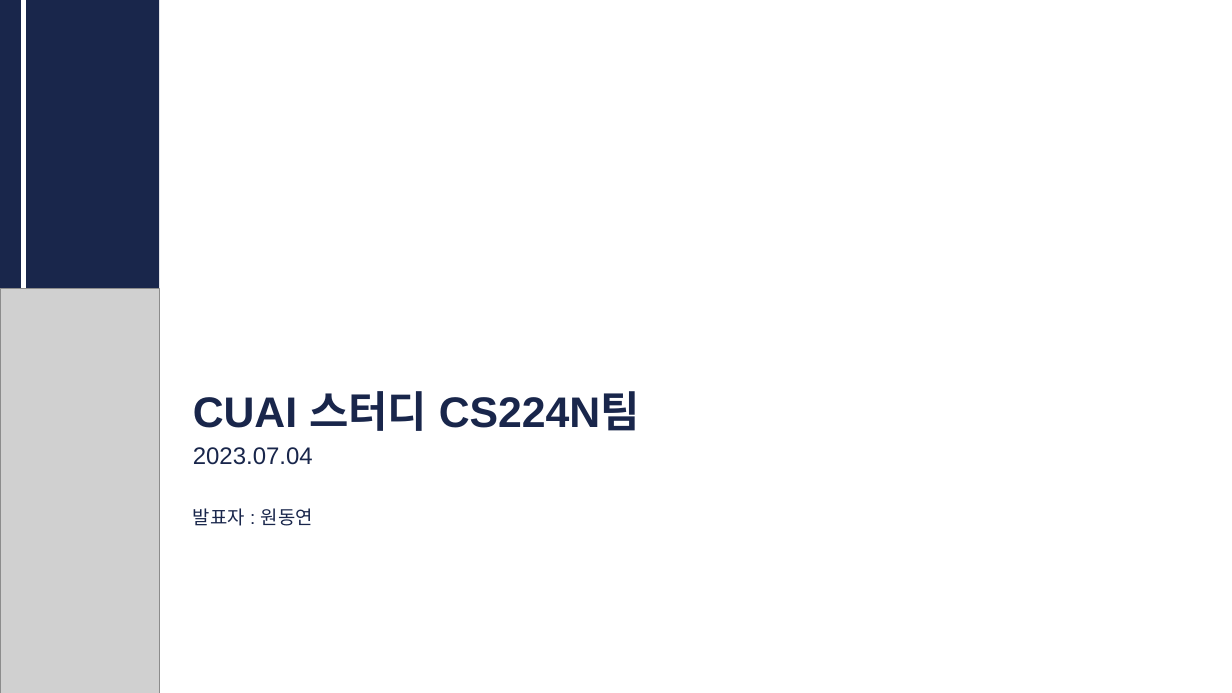
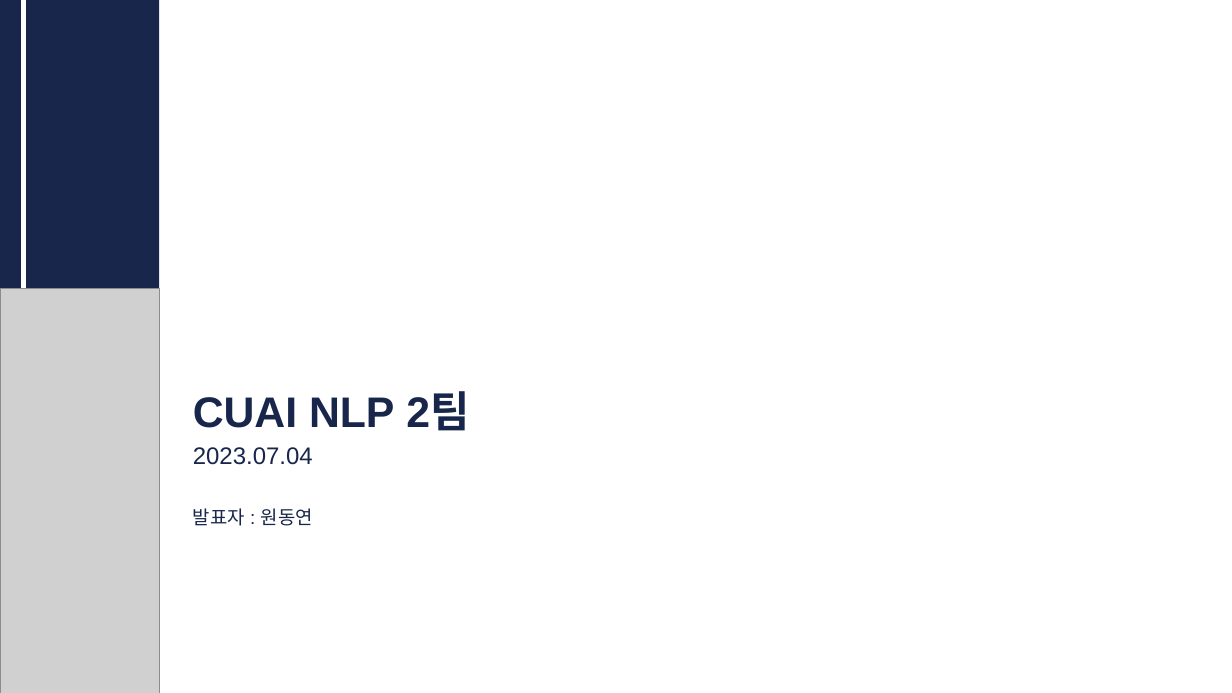
Before and after one commit to CUAI-CAU/2023_Advanced_Track_Assignment, a slide deck: slide 1 of NLP 2팀 발표 자료.pptx. Drawn at 1232x693 pixels with LibreOffice and Linux fonts; fonts in the diff are those of the drawing; grey boxes stand for pictures. Boxes give left, top, right and bottom in pixels: in the first picture for what was removed or moved away, otherwise in the second. Text is boxed around its words. In the diff, an @@ line names an element or a change of style, - is before the commit and + after.

```diff
--- a/NLP 2팀 발표 자료.pptx
+++ b/NLP 2팀 발표 자료.pptx
@@ text at <box>193,393,469,431</box>: text changed @@
-CUAI 스터디 CS224N팀
+CUAI NLP 2팀
```
